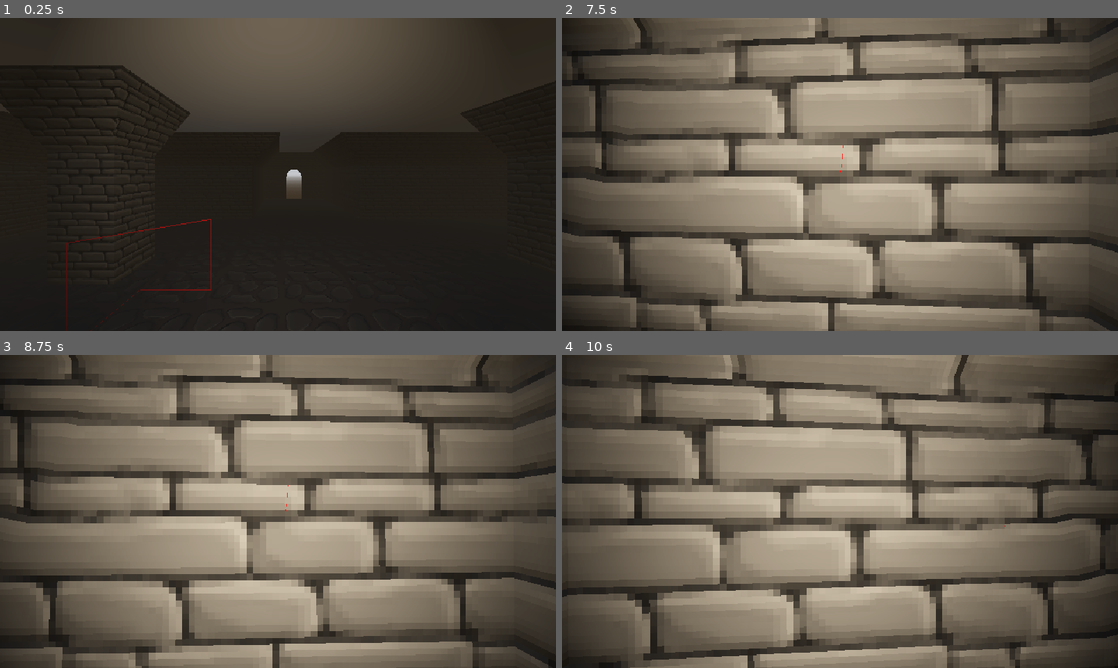
Above: before the commit, frames 1-4 (two rows, left to right).
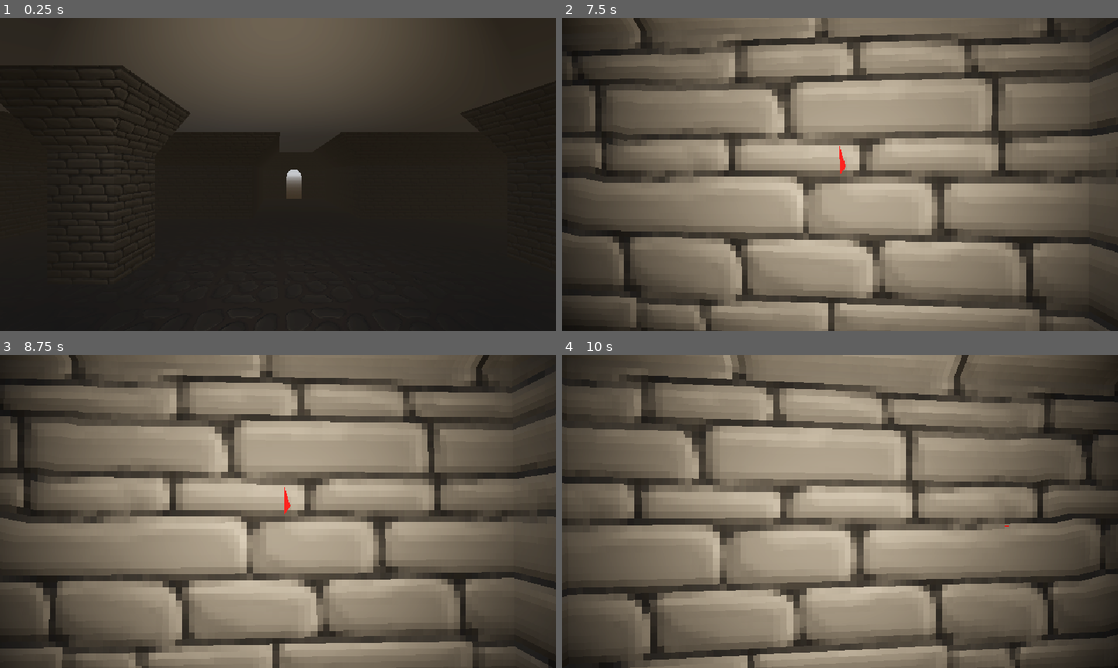
Above: after the commit, the same moments.

Repository: EdwardHayden/UmbralCryptRemake
Game: Godot game, scene res://Levels/world.tscn
Two runs of this game, one before a commit and one after it. Both use one fixed random seed, a clock stepped at 60 frames per second and the inputs below.
Inputs (mouse positions are in pixels of both pictures, inside the frame that each line leads up to):
- Up to frame 1 (0.25 s): no input
- Up to frame 2 (7.5 s): tap Enter (ui_accept) at 0.5, 0.77, 1.52, 3.02, 3.77, 4.52, 5.75, 6.02, 6.77, 7.25 s; move the mouse to (867, 174) at 0.52 s; hold W (MOVE-Forward) 0.53-5.78 s; click (867, 174) at 0.67 s; move the mouse to (812, 174) at 1.27 s; click (812, 174) at 1.42 s; move the mouse to (851, 168) at 2.02 s; click (851, 168) at 2.17 s; move the mouse to (834, 180) at 2.77 s; click (834, 180) at 2.92 s; move the mouse to (878, 177) at 3.52 s; click (878, 177) at 3.67 s; move the mouse to (795, 171) at 4.27 s; click (795, 171) at 4.42 s; move the mouse to (845, 174) at 5.02 s; click (845, 174) at 5.17 s; move the mouse to (817, 168) at 5.77 s; hold D (MOVE-Right) 5.78-6.53 s; click (817, 168) at 5.92 s; move the mouse to (867, 174) at 6.52 s; hold W (MOVE-Forward) from 6.53 s (still down); click (867, 174) at 6.67 s; move the mouse to (812, 174) at 7.27 s; click (812, 174) at 7.42 s
- Up to frame 3 (8.75 s): keep holding W (MOVE-Forward); tap Enter (ui_accept) at 7.52 s; move the mouse to (289, 505) at 8.02 s; click (289, 505) at 8.17 s
- Up to frame 4 (10 s): tap Enter (ui_accept) at 8.75, 9.02, 9.77 s; move the mouse to (834, 517) at 8.77 s; release W (MOVE-Forward) at 8.78 s; hold A (MOVE-Left) 8.78-9.53 s; click (834, 517) at 8.92 s; move the mouse to (878, 514) at 9.52 s; hold W (MOVE-Forward) from 9.53 s (still down); click (878, 514) at 9.67 s

The runs differ from the first frame. In frame 1, 0.2% of the frame differs, in the area x 11-38%, y 64-100%; in frame 2, less than 0.1%; in frame 3, less than 0.1%; in frame 4, less than 0.1%.

Commit message:
Completed basic drawing mechanic

Diff:
--- a/Code/Player/player.gd
+++ b/Code/Player/player.gd
@@ -10,11 +10,14 @@
 
 var draw_distance : float = 2
 
+var line_width : float = 0.01
+
 var line : ImmediateMesh
 
 var currently_drawing : bool = false
 var drawings_mesh : Array[MeshInstance3D] = []
 var drawings_points = []
+var drawings_normals = []
 var drawings_shape : Array[shapes]
 
 @onready var LineMat = preload("res://Art/Materials/TestLineMaterial.tres")
@@ -44,7 +47,7 @@
 ## Creates new MeshInstance3D with parameters, and sets 'currently_drawing' to true
 func start_draw():
 	drawings_points.append([]) # creates a new array in drawings_points
-
+	drawings_normals.append([])
 	currently_drawing = true
 
 	var line_mesh = MeshInstance3D.new()
@@ -95,15 +98,19 @@
 		query.collision_mask = (1 << 1)
 		var result = space_state.intersect_ray(query)
 		if result:
-			#print("Adding point at " + str(result.position) )
-
 
 			drawings_points.back().append(result.position)
-			line.clear_surfaces()
-			line.surface_begin(Mesh.PRIMITIVE_LINE_STRIP, LineMat)
-			for x in drawings_points.back():
-				line.surface_add_vertex(x)
-			line.surface_end()
+			drawings_normals.back().append(result.normal)
+
+			var points = drawings_points.back()
+			var normals = drawings_normals.back()
+			if points.size() > 2:
+				line.clear_surfaces()
+				line.surface_begin(Mesh.PRIMITIVE_TRIANGLE_STRIP, LineMat)
+				for x in range(points.size()-1):
+					line.surface_set_normal(normals[x])
+					line.surface_add_vertex(points[x] + (points[x] - points[x+1]).normalized().cross(-normals[x]).normalized() * (line_width - ((x%2) * 2)*line_width) + normals[x]*0.0001)
+				line.surface_end()
 		else:
 			stop_draw()
 
--- a/Levels/world.tscn
+++ b/Levels/world.tscn
@@ -1,8 +1,7 @@
-[gd_scene load_steps=7 format=3 uid="uid://cciy403qkiwhi"]
+[gd_scene load_steps=6 format=3 uid="uid://cciy403qkiwhi"]
 
 [ext_resource type="MeshLibrary" uid="uid://drvkb1lokpwmk" path="res://Art/Tileset/Tileset.tres" id="1_0ymdk"]
 [ext_resource type="PackedScene" uid="uid://bkwlr4l50u2vc" path="res://Objects/Player.tscn" id="2_sc4jw"]
-[ext_resource type="Script" path="res://Code/Testing/DrawingTest.gd" id="3_5oco7"]
 
 [sub_resource type="ProceduralSkyMaterial" id="ProceduralSkyMaterial_gdb7e"]
 sky_horizon_color = Color(0.64625, 0.65575, 0.67075, 1)
@@ -45,7 +44,3 @@
 
 [node name="Player" parent="." instance=ExtResource("2_sc4jw")]
 transform = Transform3D(1, 0, 0, 0, 1, 0, 0, 0, 1, 1.95381, 1.01602, 0.547142)
-
-[node name="MeshInstance3D" type="MeshInstance3D" parent="."]
-transform = Transform3D(1, 0, 0, 0, 1, 0, 0, 0, 1, 0, 0, -2.33202)
-script = ExtResource("3_5oco7")
Not shown: 12 places in Art/Tileset/Tileset.tres that only renumber resources
